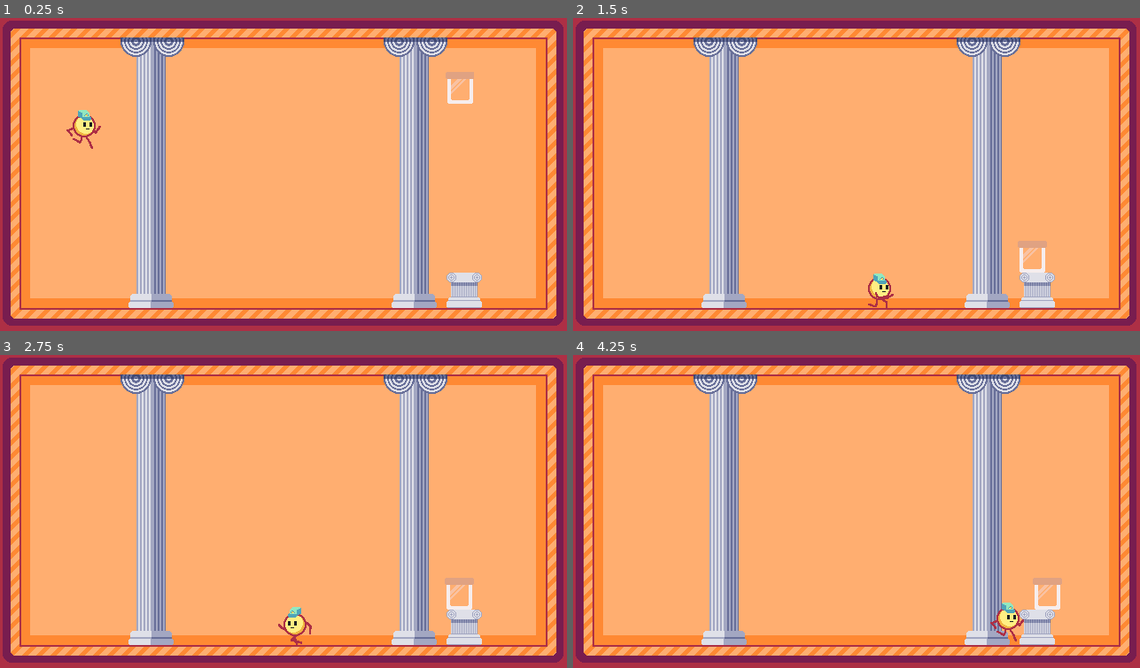
Above: before the commit, frames 1-4 (two rows, left to right).
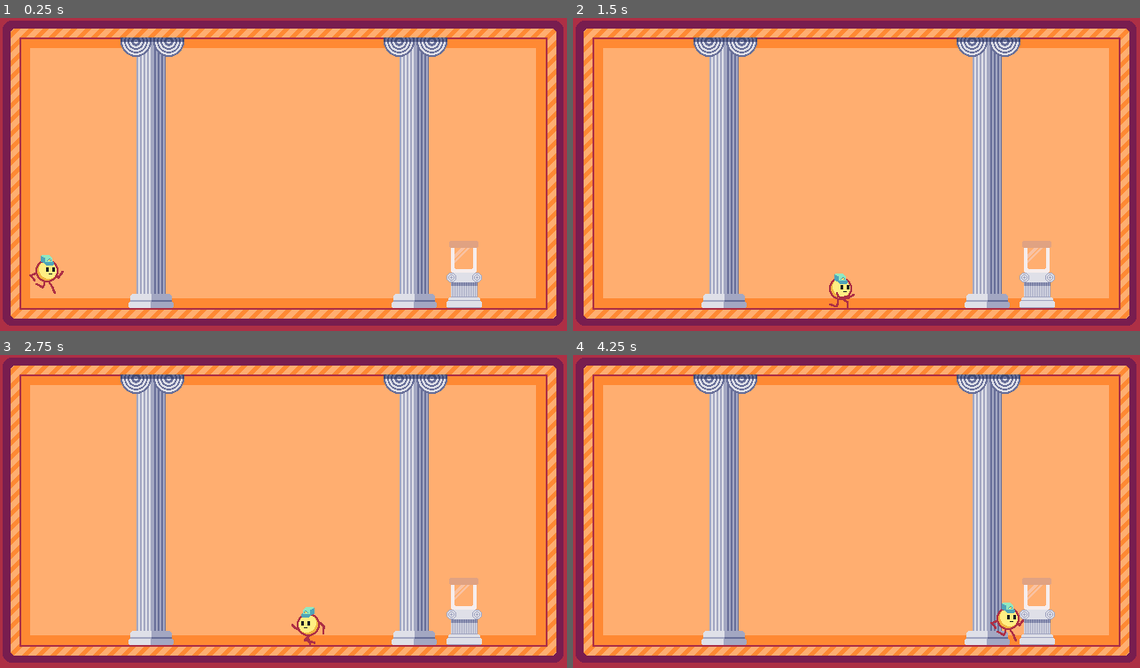
Above: after the commit, the same moments.

Repository: torinman/Brackeys-2025-1
Game: Godot game, scene res://main.tscn
Two runs of this game, one before a commit and one after it. Both use one fixed random seed, a clock stepped at 60 frames per second and the inputs below.
Inputs:
- Up to frame 1 (0.25 s): no input
- Up to frame 2 (1.5 s): hold D (right) from 0.53 s (still down); tap Up (jump) at 0.77 s
- Up to frame 3 (2.75 s): tap Up (jump) at 1.52 s; release D (right) at 2.03 s; hold Left (left) from 2.03 s (still down)
- Up to frame 4 (4.25 s): release Left (left) at 2.78 s; hold D (right) from 2.78 s (still down); tap Up (jump) at 3.02, 3.77 s

The runs differ from the first frame. In frame 1, 1.2% of the frame differs, in the area x 5-85%, y 17-89%; in frame 2, 0.9%; in frame 3, 0.8%; in frame 4, 0.4%.

Commit message:
move stuff

Diff:
--- a/main.tscn
+++ b/main.tscn
@@ -13,7 +13,7 @@
 texture = ExtResource("1_oj6jv")
 
 [node name="player" parent="." instance=ExtResource("3_vvq26")]
-position = Vector2(95, 97)
+position = Vector2(53, 261)
 
 [node name="Frame" type="Sprite2D" parent="."]
 position = Vector2(320, 180)
@@ -25,7 +25,7 @@
 polygon = PackedVector2Array(320, 180, -320, 180, -320, -180, 320, -180, 320, 179, 298, 150, 298, -157, 298, -157, 298, -158, -298, -158, -298, 150, 298, 150)
 
 [node name="Jar" parent="." instance=ExtResource("4_1bm73")]
-position = Vector2(519, 51)
+position = Vector2(524, 268)
 
 [node name="Jarstand" parent="." instance=ExtResource("5_vlhdt")]
 position = Vector2(524, 308)
